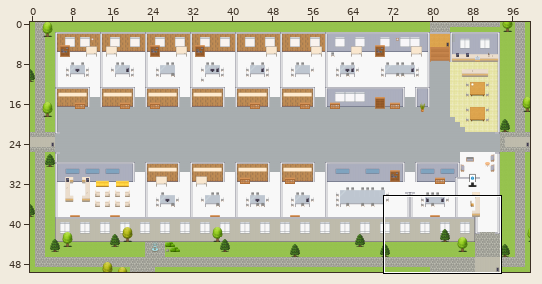
Two states of a Tiled map (JSON), maps/PH-Customer-Engagement-Platform-Analytics-AI.tmj. The picture above shows the old version from afar; the outline marks the close-up.
Close-up. The starting point:
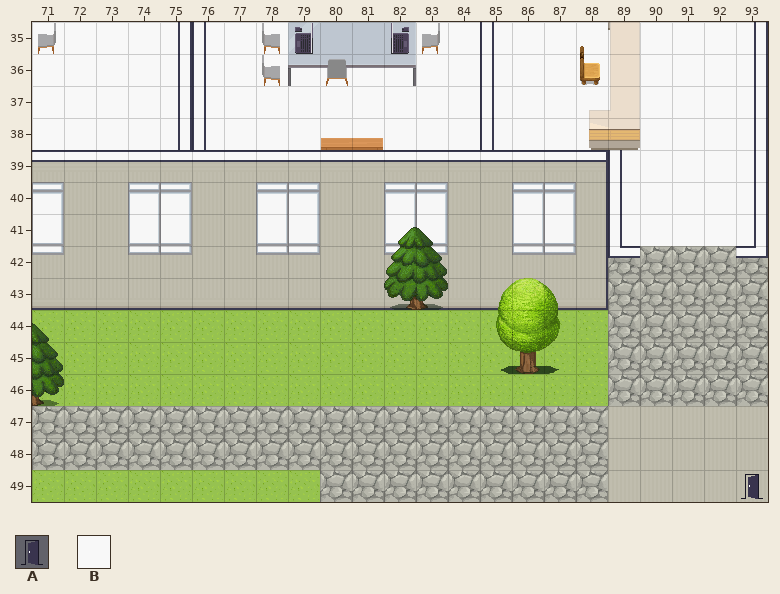
Cells are 32x32 px. Shown: x 71..93, y 35..49.
Key: from "User_Zones": A 65; from "room2": B 66.
_ is an empty cell, # one hidden under a higher layer.
Layers that did not change in this view are not listed.
Layer "floors" before, first column x 71:
35 BBBBBBBB####BBBBBBBBBBB
36 BBBBBBBBBBBBBBBBBBBBBBB
37 BBBBBBBBBBBBBBBBBBBBBBB
38 BBBBBBBBBBBBBBBBBBBBBBB
39 __________________BBBBB
40 __________________BBBBB
41 __________________BBBBB
42 _______________________
43 _______________________
44 _______________________
45 _______________________
46 _______________________
47 _______________________
48 _______________________
49 _______________________
After the commit:
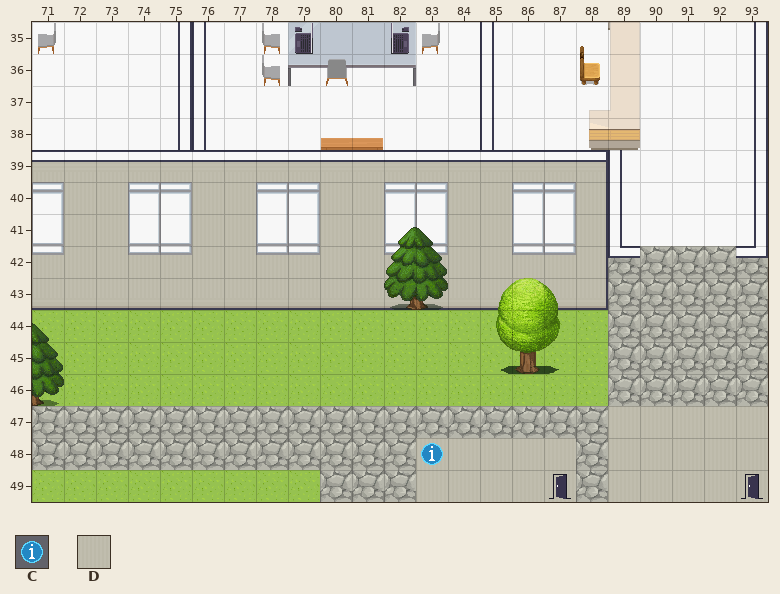
Further tiles: from "User_Zones": C 104; from "room2": D 328.
What changed:
Layer "floors":
The author put tile D in rows 48 to 49 at x 83 to 87.
Layer "zones":
The author put tile A in row 49 at x 87.
The author put tile C in row 48 at x 83.
